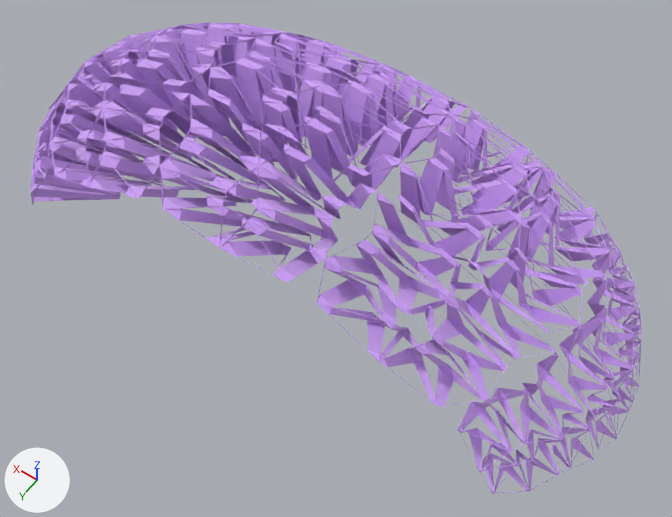
The glTF model assets/w9.glb: old version first, new version second.
Both versions are drawn from a camera (50 mm lens) standing at (-1.53, 2.84, 5.25) and looking at (0.67, -0.24, 0.42). Every picture has the same lights, and +X, +Y and +Z are marked at lower left. Where no turn or scale is listed for an object, it has been applied to the vertices.

The older version as bpy lines, for what is in view:
```python
ob_0 = bpy.data.objects.new('0', me_mesh_0)
ob_0.location = (0.0, 0.0, 0.0)
ob_0_001 = bpy.data.objects.new('0.001', me_mesh_1)
ob_0_001.location = (0.0, 0.0, 0.0)
ob_0_002 = bpy.data.objects.new('0.002', me_mesh_2)
ob_0_002.location = (0.0, 0.0, 0.0)
ob_0_003 = bpy.data.objects.new('0.003', me_mesh_3)
ob_0_003.location = (0.0, 0.0, 0.0)
ob_0_005 = bpy.data.objects.new('0.005', me_mesh_5)
ob_0_005.location = (0.0, 0.0, 0.0)
ob_0_006 = bpy.data.objects.new('0.006', me_mesh_6)
ob_0_006.location = (0.0, 0.0, 0.0)
ob_0_007 = bpy.data.objects.new('0.007', me_mesh_7)
ob_0_007.location = (0.0, 0.0, 0.0)
ob_0_008 = bpy.data.objects.new('0.008', me_mesh_8)
ob_0_008.location = (0.0, 0.0, 0.0)
ob_0_014 = bpy.data.objects.new('0.014', me_mesh_14)
ob_0_014.location = (0.0, 0.0, 0.0)
# also in view: '0.010' at (-0.97, 0.15, 0.43); '0.011' at (-0.26, 0.11, 0.98); '0.012' at (1.0, 0.07, 1.05); '0.013' at (2.26, 0.05, 0.87)
```
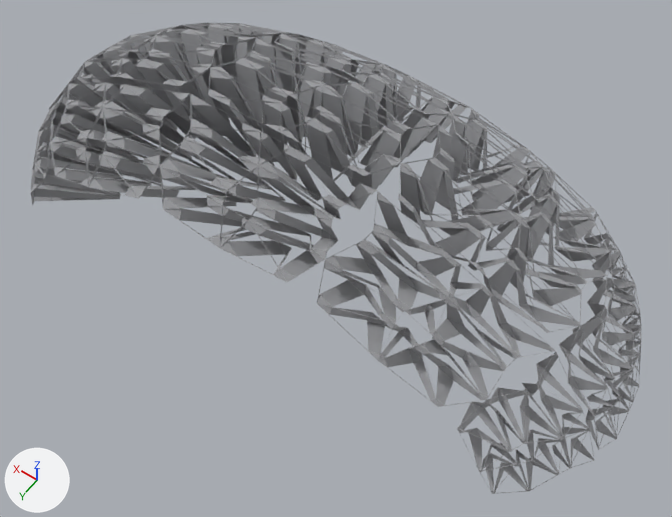
Location of each change, [x1, y1, x2, y2] in pixels of the pictures (672 x 517 px):
'0.012', surface changed (purple to grey): [159, 93, 377, 282] in both
'0.011', surface changed (purple to grey): [317, 191, 555, 407] in both
'0.007', surface changed (purple to grey): [208, 38, 438, 195] in both
'0.006', surface changed (purple to grey): [398, 125, 607, 333] in both
'0.013', surface changed (purple to grey): [50, 82, 221, 199] in both
'0.008', surface changed (purple to grey): [79, 29, 255, 139] in both
'0.001', surface changed (purple to grey): [449, 108, 609, 261] in both
'0.002', surface changed (purple to grey): [274, 33, 471, 157] in both
'0.010', surface changed (purple to grey): [457, 351, 594, 494] in both
'0.005', surface changed (purple to grey): [559, 277, 640, 450] in both
'0.014', surface changed (purple to grey): [31, 84, 123, 204] in both
'0', surface changed (purple to grey): [584, 210, 641, 374] in both
'0.003', surface changed (purple to grey): [145, 23, 332, 77] in both

The change, as a diff of the scene's bpy script:
```diff
--- a/assets/w9.glb.py
+++ b/assets/w9.glb.py
@@ mat_material_0 @@
 mat_material_0 = principled_material('Material_0')
-mat_material_0.base_color = (0.831, 0.612, 1.0)  # purple #ebcdff
+mat_material_0.texture = img_image_0
 mat_material_0.metallic = 0.89
@@ mat_material_1 @@
 mat_material_1 = principled_material('Material_1')
-mat_material_1.base_color = (0.831, 0.612, 1.0)  # purple #ebcdff
+mat_material_1.texture = img_image_1
 mat_material_1.metallic = 0.89
@@ mat_material_2 @@
 mat_material_2 = principled_material('Material_2')
-mat_material_2.base_color = (0.831, 0.612, 1.0)  # purple #ebcdff
+mat_material_2.texture = img_image_2
 mat_material_2.metallic = 0.89
@@ mat_material_3 @@
 mat_material_3 = principled_material('Material_3')
-mat_material_3.base_color = (0.831, 0.612, 1.0)  # purple #ebcdff
+mat_material_3.texture = img_image_3
 mat_material_3.metallic = 0.89
@@ mat_material_5 @@
 mat_material_5 = principled_material('Material_5')
-mat_material_5.base_color = (0.831, 0.612, 1.0)  # purple #ebcdff
+mat_material_5.texture = img_image_5
 mat_material_5.metallic = 0.89
@@ mat_material_6 @@
 mat_material_6 = principled_material('Material_6')
-mat_material_6.base_color = (0.831, 0.612, 1.0)  # purple #ebcdff
+mat_material_6.texture = img_image_6
 mat_material_6.metallic = 0.89
@@ mat_material_7 @@
 mat_material_7 = principled_material('Material_7')
-mat_material_7.base_color = (0.831, 0.612, 1.0)  # purple #ebcdff
+mat_material_7.texture = img_image_7
 mat_material_7.metallic = 0.89
@@ mat_material_8 @@
 mat_material_8 = principled_material('Material_8')
-mat_material_8.base_color = (0.831, 0.612, 1.0)  # purple #ebcdff
+mat_material_8.texture = img_image_8
 mat_material_8.metallic = 0.89
@@ mat_material_10 @@
 mat_material_10 = principled_material('Material_10')
-mat_material_10.base_color = (0.831, 0.612, 1.0)  # purple #ebcdff
+mat_material_10.texture = img_image_10
 mat_material_10.metallic = 0.89
@@ mat_material_11 @@
 mat_material_11 = principled_material('Material_11')
-mat_material_11.base_color = (0.831, 0.612, 1.0)  # purple #ebcdff
+mat_material_11.texture = img_image_11
 mat_material_11.metallic = 0.89
@@ mat_material_12 @@
 mat_material_12 = principled_material('Material_12')
-mat_material_12.base_color = (0.831, 0.612, 1.0)  # purple #ebcdff
+mat_material_12.texture = img_image_12
 mat_material_12.metallic = 0.89
@@ mat_material_13 @@
 mat_material_13 = principled_material('Material_13')
-mat_material_13.base_color = (0.831, 0.612, 1.0)  # purple #ebcdff
+mat_material_13.texture = img_image_13
 mat_material_13.metallic = 0.89
@@ mat_material_14 @@
 mat_material_14 = principled_material('Material_14')
-mat_material_14.base_color = (0.831, 0.612, 1.0)  # purple #ebcdff
+mat_material_14.texture = img_image_14
 mat_material_14.metallic = 0.89
```
